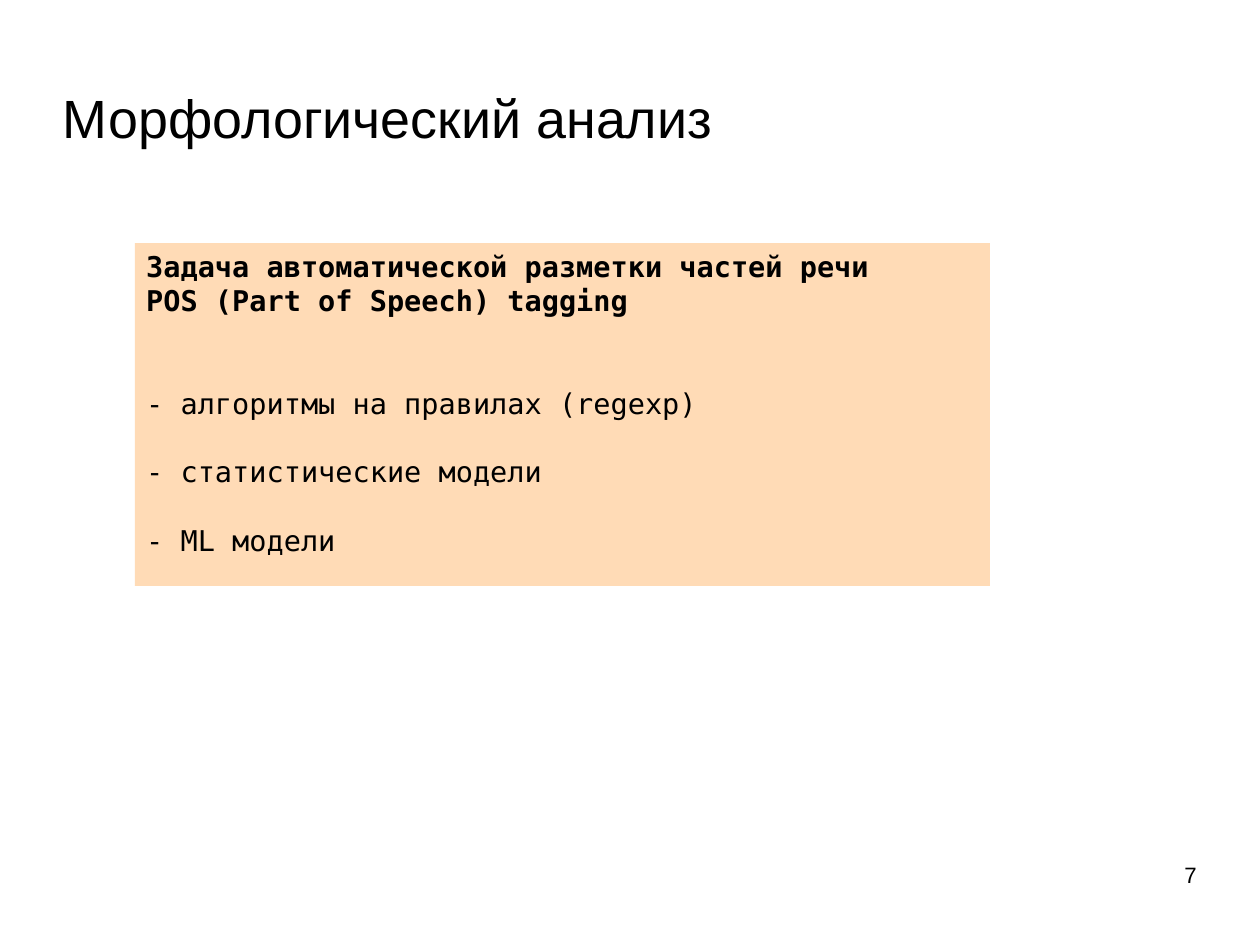
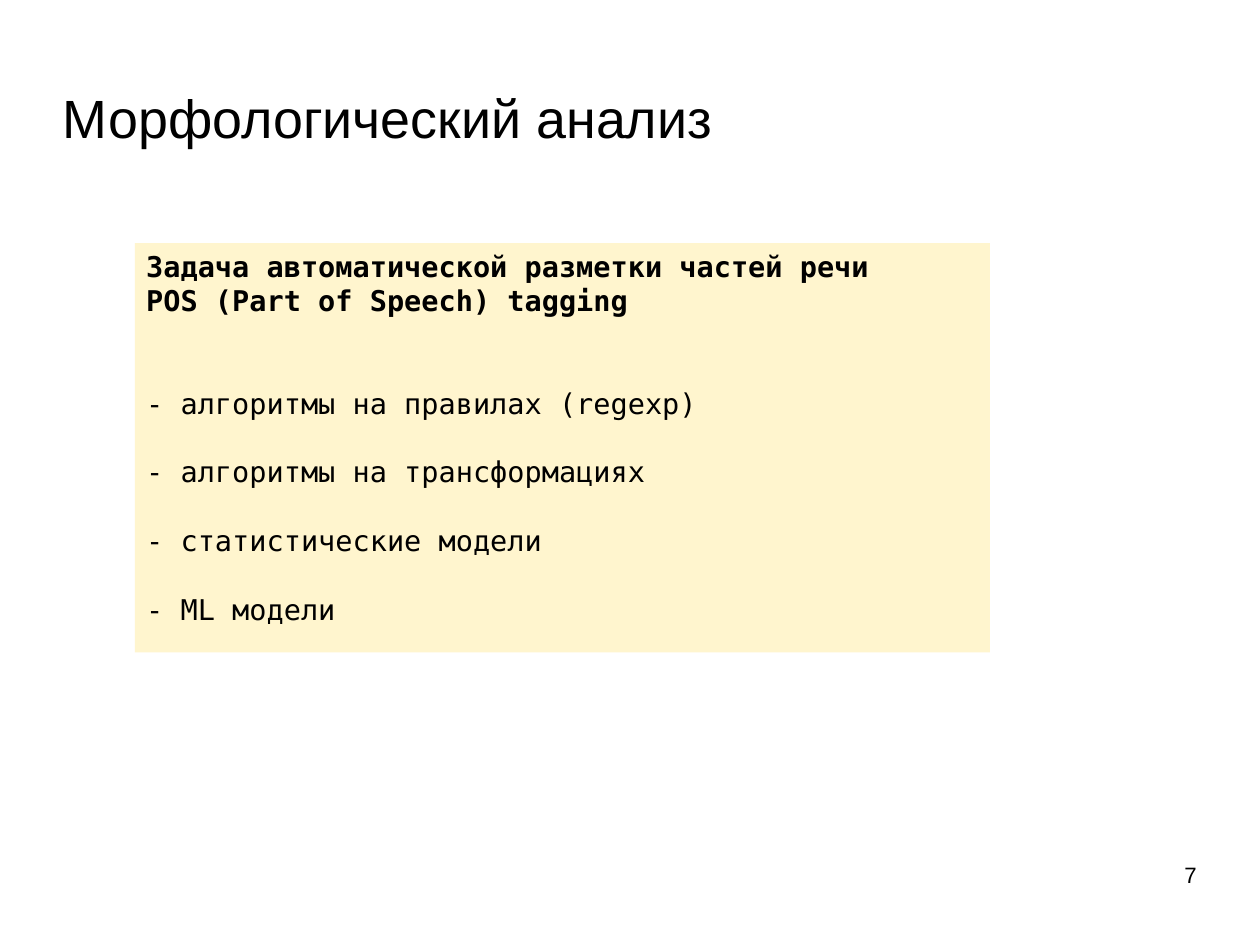
Before and after one commit to mechanoid5/ml_nlp_2022, a slide deck: slide 7 of 06-morph.odp. Drawn at 1260x945 pixels with LibreOffice and Linux fonts; fonts in the diff are those of the drawing; background and template pictures are left out. Boxes give left, top, right and bottom in pixels: in the first picture for what was removed or moved away, otherwise in the second. Text is boxed around its words. In the diff, an @@ line names an element or a change of style, - is before the commit and + after.

```diff
--- a/06-morph.odp
+++ b/06-morph.odp
@@ rectangle "Задача автоматической разметки частей речи": place and size @@
-rectangle "Задача автоматической разметки частей речи" at [135,244,990,587]
+rectangle "Задача автоматической разметки частей речи" at [135,244,990,653]
@@ rectangle "Задача автоматической разметки частей речи" at [135,244,990,653]: fill #FFDBB6 to #FFF5CE @@
@@ text in rectangle at [181,460,645,488]: paragraph added @@
+- алгоритмы на трансформациях
```
Also in this commit, not shown: 6 other slides changed, 3 slides added, 1 other file.
